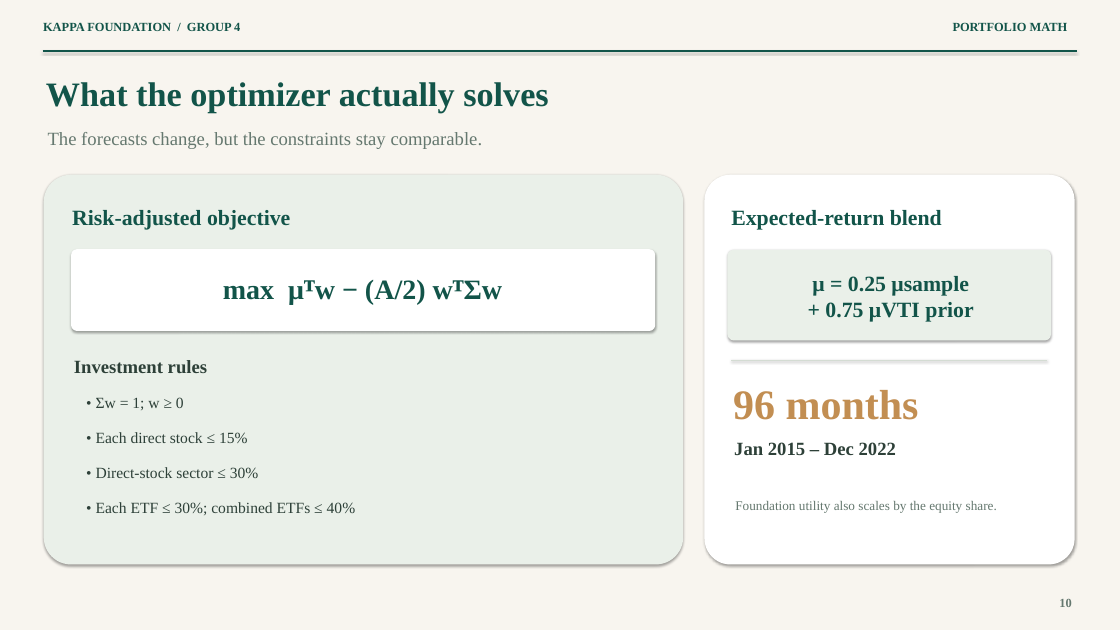
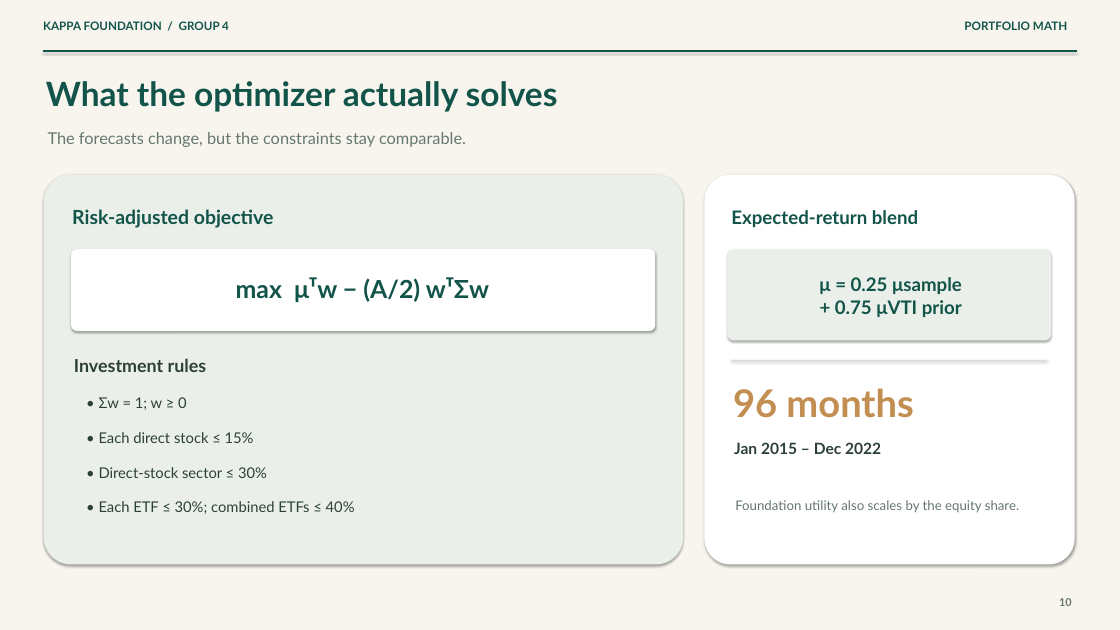
Before and after one commit to lucasnguynn/BFIN-Assignment, a slide deck: slide 10 of Final Submission/Presentation.pptx. Drawn at 1120x630 pixels with LibreOffice and Linux fonts; fonts in the diff are those of the drawing. Boxes give left, top, right and bottom in pixels: in the first picture for what was removed or moved away, otherwise in the second. Text is boxed around its words. In the diff, an @@ line names an element or a change of style, - is before the commit and + after.

```diff
--- a/Final Submission/Presentation.pptx
+++ b/Final Submission/Presentation.pptx
@@ text "KAPPA FOUNDATION / GROUP 4" at (x1=43, y1=21, x2=229, y2=30): size 16 to 15 pt, font Times New Roman to Lato @@
@@ text "PORTFOLIO MATH" at (x1=964, y1=21, x2=1067, y2=30): size 16 to 15 pt, font Times New Roman to Lato @@
@@ text "What the optimizer actually solves" at (x1=46, y1=81, x2=558, y2=112): size 44 to 43 pt, font Times New Roman to Lato @@
@@ text "The forecasts change, but the ..." at (x1=48, y1=132, x2=466, y2=147): size 24 to 21 pt, font Times New Roman to Lato @@
@@ text "Risk-adjusted objective" at (x1=72, y1=209, x2=274, y2=228): size 28 to 25 pt, font Times New Roman to Lato @@
@@ text "Expected-return blend" at (x1=731, y1=210, x2=918, y2=227): size 28 to 24 pt, font Times New Roman to Lato @@
@@ text "max μᵀw − (A/2) wᵀΣw" moved from (x1=223, y1=280, x2=502, y2=304) to (x1=236, y1=277, x2=489, y2=302) @@
@@ text "max μᵀw − (A/2) wᵀΣw" at (x1=236, y1=277, x2=489, y2=302): size 36 to 32 pt, font Times New Roman to Lato @@
@@ text "μ = 0.25 μsample" at (x1=819, y1=277, x2=962, y2=317): size 28 to 24 pt, font Times New Roman to Lato @@
@@ text "Investment rules" at (x1=74, y1=358, x2=207, y2=372): size 24 to 23 pt, font Times New Roman to Lato @@
@@ text "96 months" at (x1=733, y1=388, x2=913, y2=418): size 54 to 49 pt, font Times New Roman to Lato @@
@@ text "Jan 2015 – Dec 2022" at (x1=734, y1=442, x2=881, y2=454): size 24 to 20 pt, font Times New Roman to Lato @@
@@ size 20 to 19 pt, font Times New Roman to Lato in 4 elements at (x1=99, y1=397, x2=187, y2=410), (x1=99, y1=467, x2=267, y2=478), (x1=99, y1=432, x2=254, y2=443), (x1=99, y1=501, x2=355, y2=514) @@
@@ text "Foundation utility also scales by ..." at (x1=735, y1=500, x2=1019, y2=513): font Times New Roman to Lato @@
```
Also in this commit, not shown: 16 other slides changed, 8 other files.
